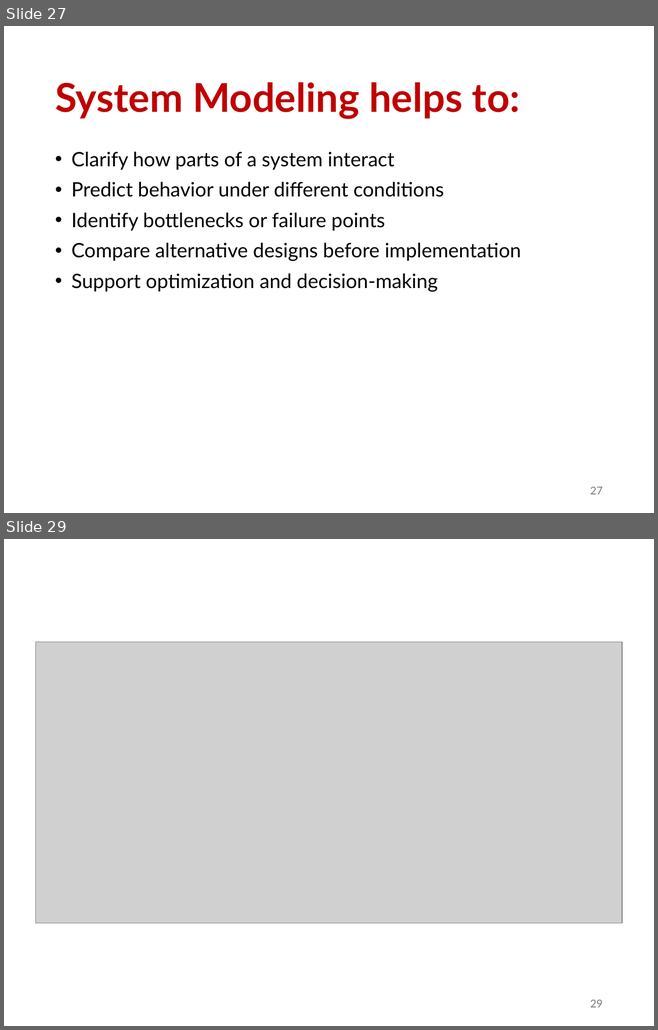
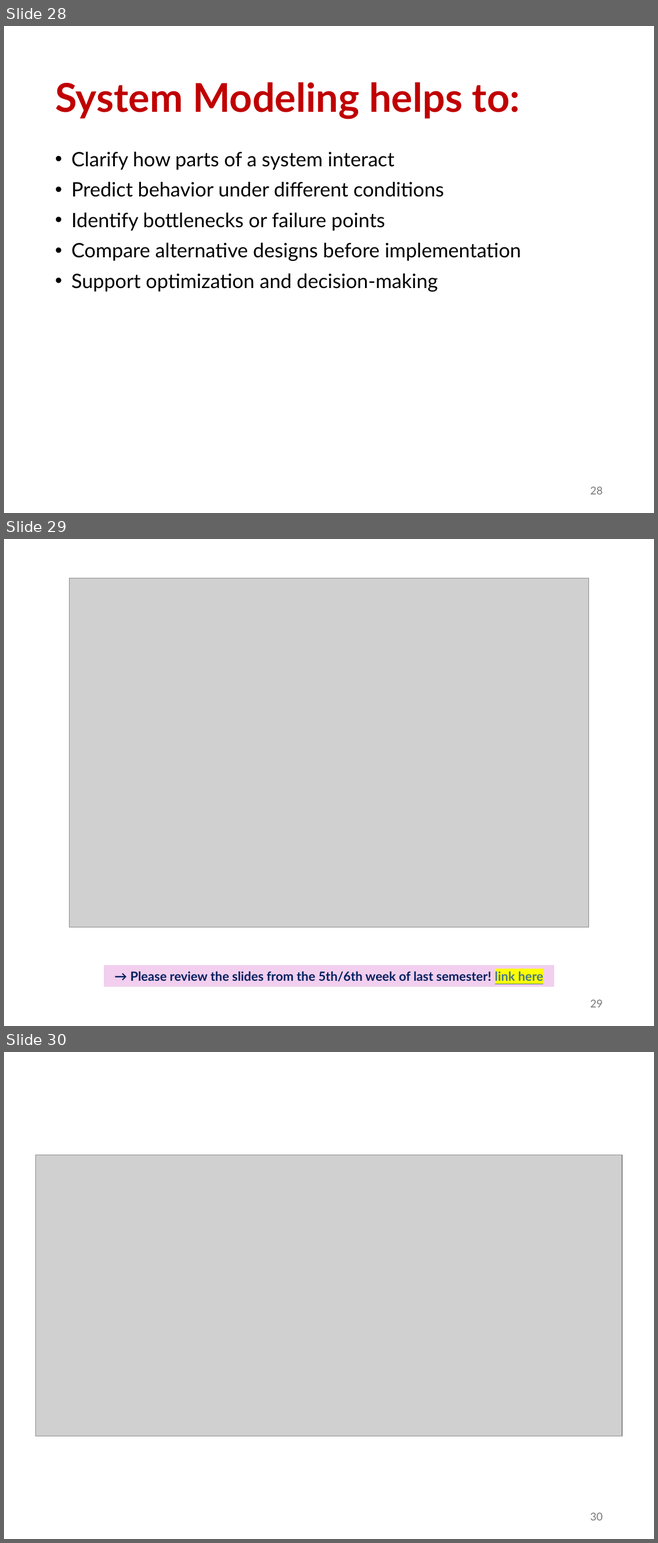
Before and after one commit to abuabara/abuabara.github.io, a slide deck: DAEN460S26/week6.pptx. Shown one above the other, each under a label of ours: slides 27 and 29 before the commit, slides 28, 29 and 30 after it; the slides between them are not shown. The pictures are 658x1030 and 658x1543 pixels, drawn with LibreOffice and Linux fonts; fonts in the diff are those of the drawing; grey boxes stand for pictures. Boxes give left, top, right and bottom in pixels: in the first picture for what was removed or moved away, otherwise in the second. Text is boxed around its words. In the diff, an @@ line names an element or a change of style, - is before the commit and + after.

```diff
--- a/DAEN460S26/week6.pptx
+++ b/DAEN460S26/week6.pptx
@@ slide 29 added at (4, 539, 654, 1026), background #FFFFFF @@
@@ picture added at (69, 578, 589, 928) @@
@@ rectangle added at (104, 965, 554, 987), fill #F2CFEE, 14 pt, text #002060, bold @@
+→ Please review the slides from the 5th/6th week of last semester! link here
@@ page number added at (590, 1000, 603, 1008), 12 pt, text #797979 @@
+29
@@ what was slide 27 is now slide 28 @@
@@ page number at (590, 487, 603, 495): text changed @@
-27
+28
@@ what was slide 29 is now slide 30 @@
@@ page number at (590, 1513, 603, 1521): text changed @@
-29
+30
```
Also in this commit, not shown: 8 slides changed, 1 other slide added, 1 slide removed, 1 other file.
